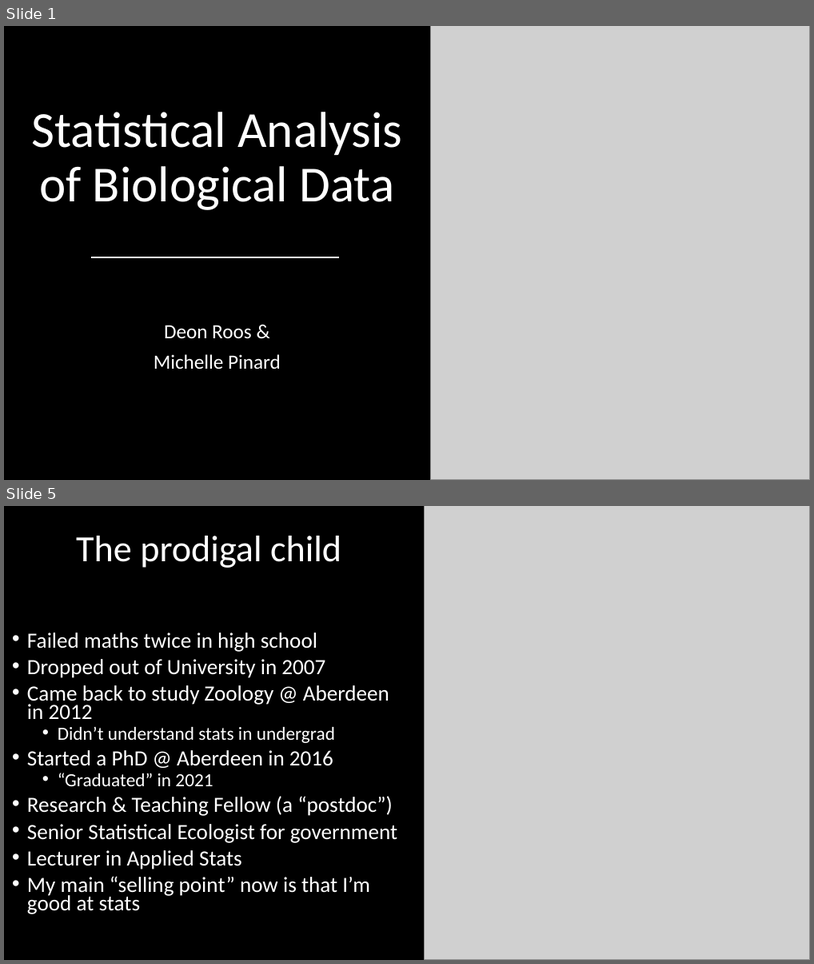
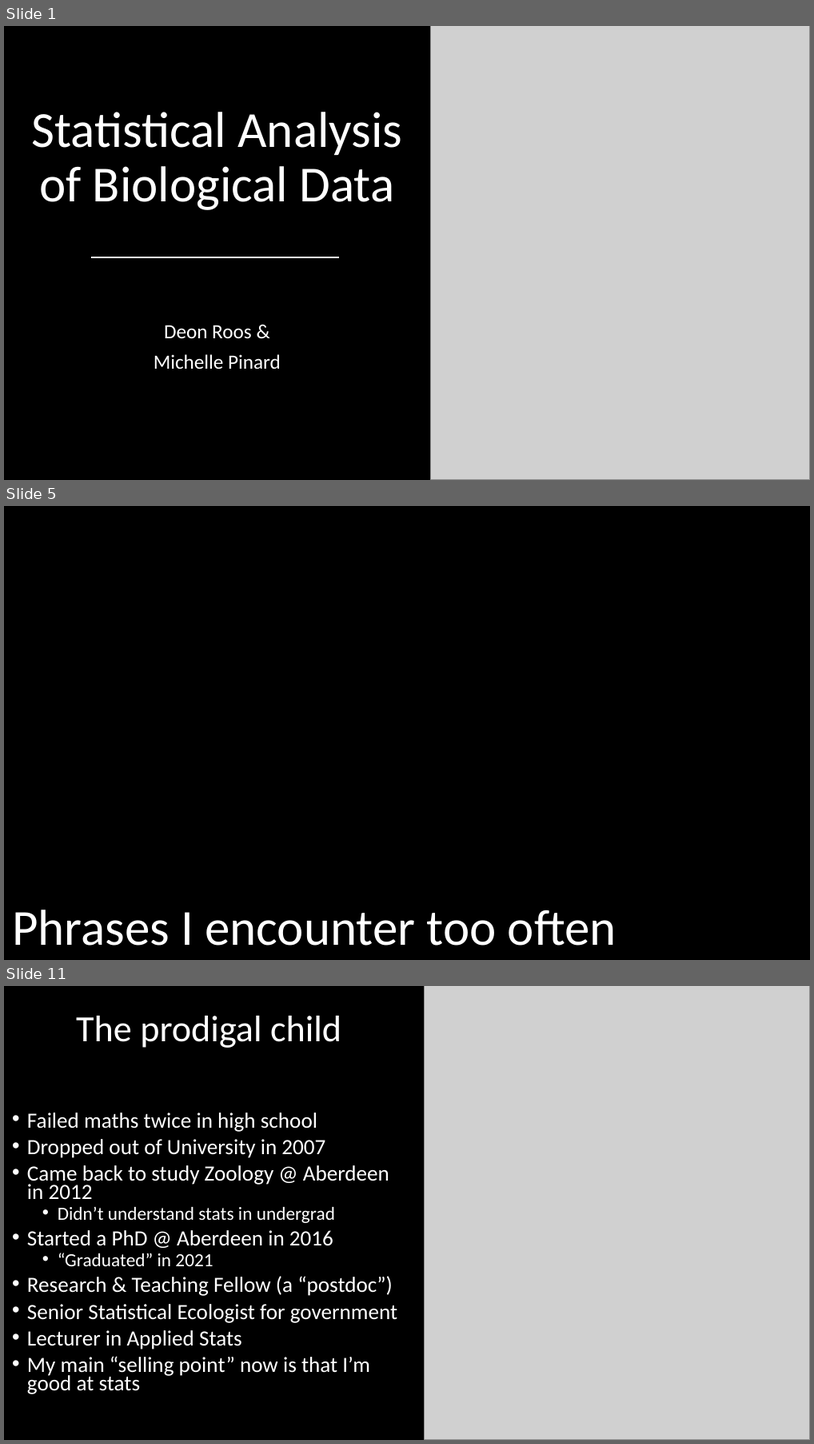
Before and after one commit to DeonRoos/stats-for-biologists, a slide deck: Lecture 1 - stats philosophy/Slides/Welcome - Lecture 1.pptx. Shown one above the other, each under a label of ours: slides 1 and 5 before the commit, slides 1, 5 and 11 after it; the slides between them are not shown. The pictures are 814x964 and 814x1444 pixels, drawn with LibreOffice and Linux fonts; fonts in the diff are those of the drawing; grey boxes stand for pictures. Boxes give left, top, right and bottom in pixels: in the first picture for what was removed or moved away, otherwise in the second. Text is boxed around its words. In the diff, an @@ line names an element or a change of style, - is before the commit and + after.

```diff
--- a/Lecture 1 - stats philosophy/Slides/Welcome - Lecture 1.pptx
+++ b/Lecture 1 - stats philosophy/Slides/Welcome - Lecture 1.pptx
@@ slide 5 added at [4, 506, 810, 960], background #000000 @@
@@ title added at [12, 909, 617, 945], 45 pt, text #FFFFFF @@
+Phrases I encounter too often
@@ what was slide 5 is now slide 11 @@
```
Also in this commit, not shown: 3 slides changed, 5 other slides added, 1 slide removed, 9 other files.
